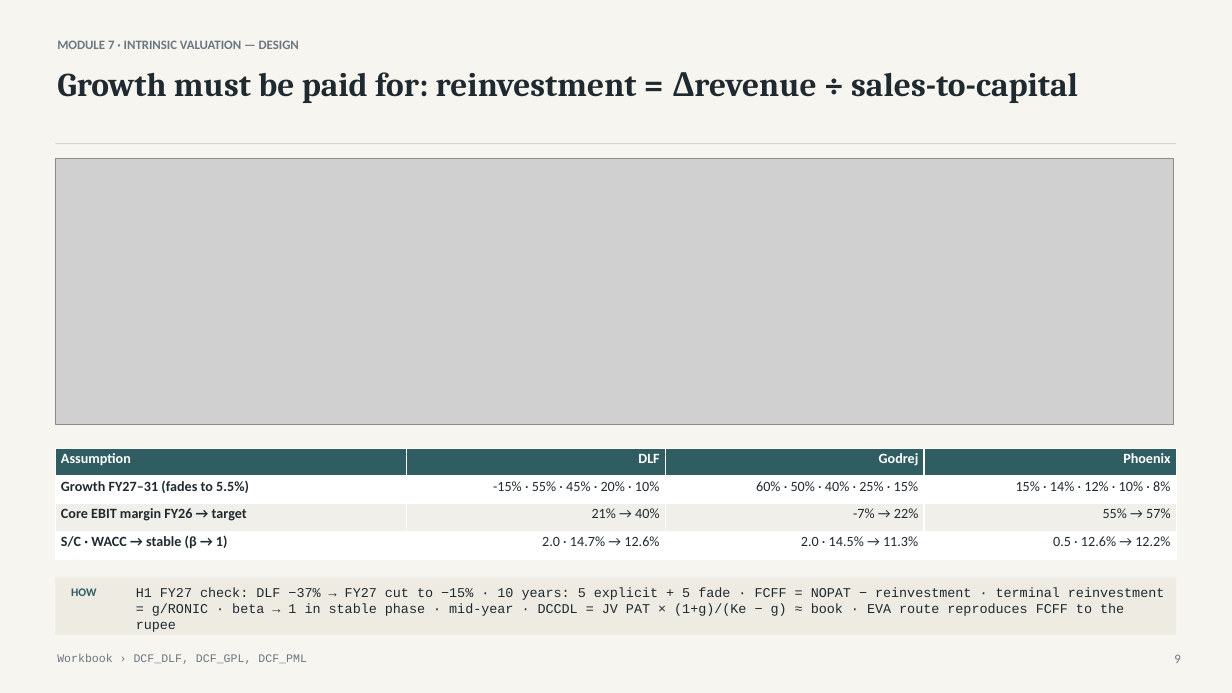
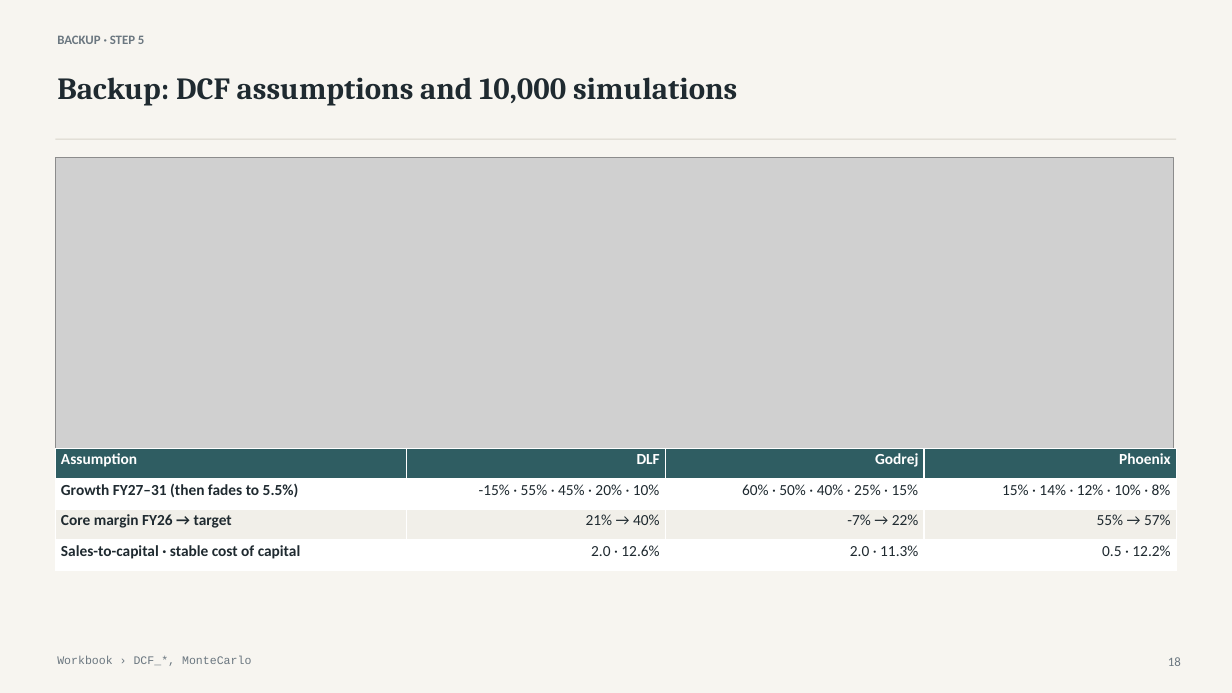
Before and after one commit to atharvaakz/BAAV, a slide deck: slide 18 of reports/ProjectBaav_Group27_Presentation.pptx (slide 9 before the commit). Drawn at 1232x693 pixels with LibreOffice and Linux fonts; fonts in the diff are those of the drawing; grey boxes stand for pictures. Boxes give left, top, right and bottom in pixels: in the first picture for what was removed or moved away, otherwise in the second. Text is boxed around its words. In the diff, an @@ line names an element or a change of style, - is before the commit and + after.

```diff
--- a/reports/ProjectBaav_Group27_Presentation.pptx
+++ b/reports/ProjectBaav_Group27_Presentation.pptx
@@ text removed at (x1=57, y1=40, x2=299, y2=49) @@
-MODULE 7 · INTRINSIC VALUATION — DESIGN
@@ text added at (x1=57, y1=35, x2=144, y2=44), 10 pt, text #6B7780, bold @@
+BACKUP · STEP 5
@@ text removed at (x1=57, y1=72, x2=1078, y2=103) @@
-Growth must be paid for: reinvestment = Δrevenue ÷ sales-to-capital
@@ text added at (x1=57, y1=77, x2=737, y2=106), 24 pt, text #1F2A30, bold @@
+Backup: DCF assumptions and 10,000 simulations
@@ rectangle moved from (x1=55, y1=143, x2=1177, y2=144) to (x1=55, y1=139, x2=1177, y2=140) @@
@@ picture resized from (x1=55, y1=159, x2=1174, y2=425) to (x1=55, y1=157, x2=1174, y2=458) @@
@@ table at (x1=55, y1=448, x2=1177, y2=570) @@
-row 2, column 1: Growth FY27–31 (fades to 5.5%)
+row 2, column 1: Growth FY27–31 (then fades to 5.5%)
-row 3, column 1: Core EBIT margin FY26 → target
+row 3, column 1: Core margin FY26 → target
-row 4: S/C · WACC → stable (β → 1) | 2.0 · 14.7% → 12.6% | 2.0 · 14.5% → 11.3% | 0.5 · 12.6% → 12.2%
+row 4: Sales-to-capital · stable cost of capital | 2.0 · 12.6% | 2.0 · 11.3% | 0.5 · 12.2%
@@ size 11 to 12 pt in "Assumption", "DLF", "Godrej", "Phoenix" and 6 more places @@
@@ rectangle removed at (x1=55, y1=578, x2=1177, y2=635) @@
@@ text removed at (x1=71, y1=588, x2=96, y2=596) @@
-HOW
@@ text removed at (x1=136, y1=587, x2=1164, y2=632) @@
-H1 FY27 check: DLF −37% → FY27 cut to −15% · 10 years: 5 explicit + 5 fade · FCFF = NOPAT − reinvestment · terminal reinvestment = g/RONIC · beta → 1 in stable phase · mid-year · DCCDL = JV PAT × (1+g)/(Ke − g) ≈ book · EVA route reproduces FCFF to the rupee
@@ text at (x1=57, y1=656, x2=251, y2=666): text changed @@
-Workbook › DCF_DLF, DCF_GPL, DCF_PML
+Workbook › DCF_*, MonteCarlo
@@ text added at (x1=1168, y1=657, x2=1181, y2=666), 10 pt, text #6B7780 @@
+18
@@ text removed at (x1=1174, y1=655, x2=1180, y2=663) @@
-9
```
Also in this commit, not shown: 5 other slides changed, 17 slides added, 12 slides removed, 7 other files.
